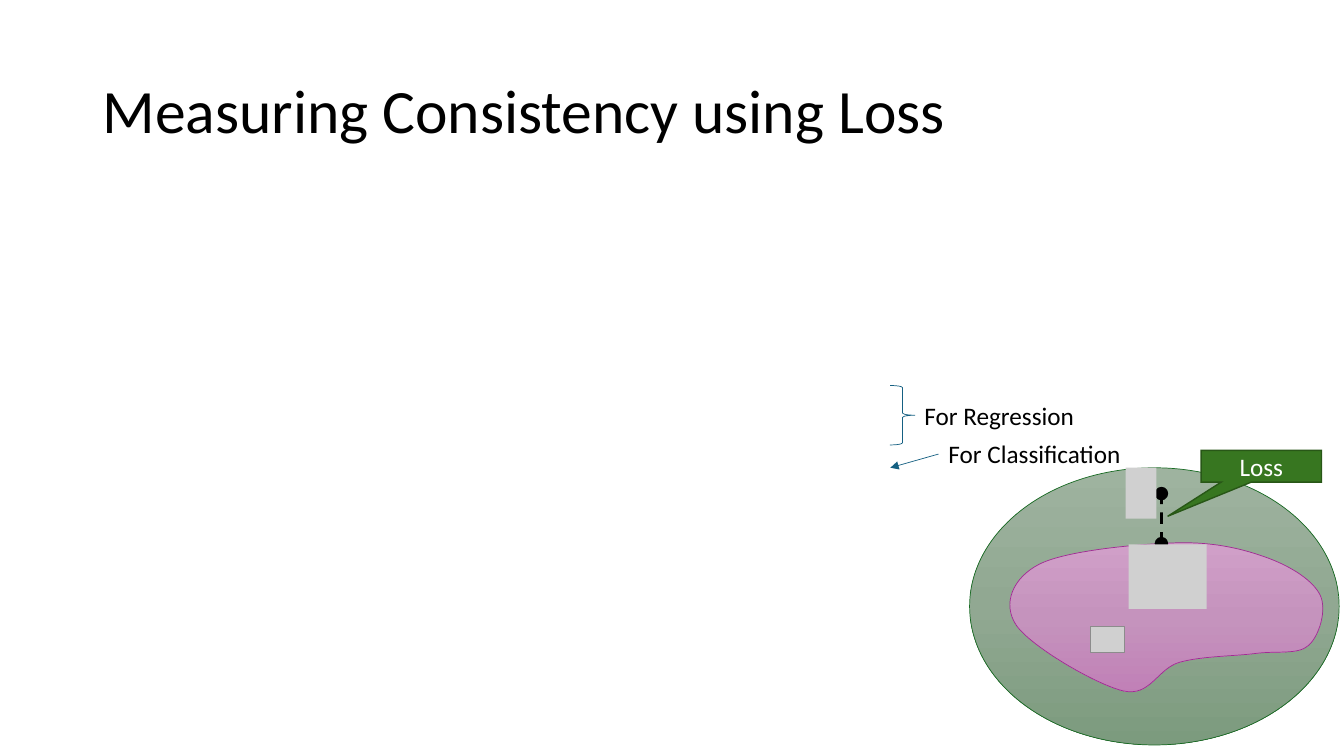
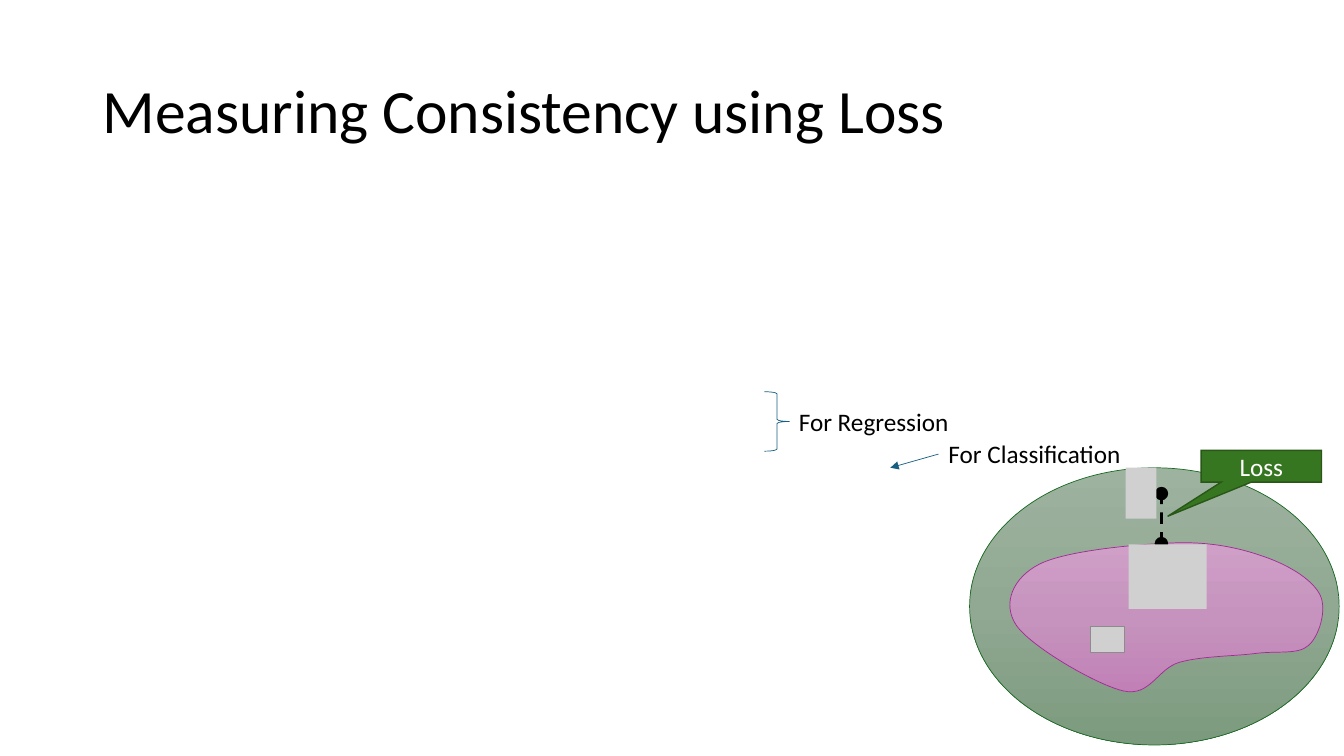
Before and after one commit to mhahsler/CS7320-AI, a slide deck: slide 10 of slides/19_ML_intro.pptx. Drawn at 1344x756 pixels with LibreOffice and Linux fonts; fonts in the diff are those of the drawing; grey boxes stand for pictures. Boxes give left, top, right and bottom in pixels: in the first picture for what was removed or moved away, otherwise in the second. Text is boxed around its words. In the diff, an @@ line names an element or a change of style, - is before the commit and + after.

```diff
--- a/slides/19_ML_intro.pptx
+++ b/slides/19_ML_intro.pptx
@@ right brace: place and size @@
-right brace at (890,385,915,445)
+right brace at (764,392,789,452)
@@ text "For Regression": place and size @@
-text "For Regression" at (924,407,1074,430)
+text "For Regression" at (799,413,949,436)
```
Also in this commit, not shown: 12 other slides changed, 1 other file.
